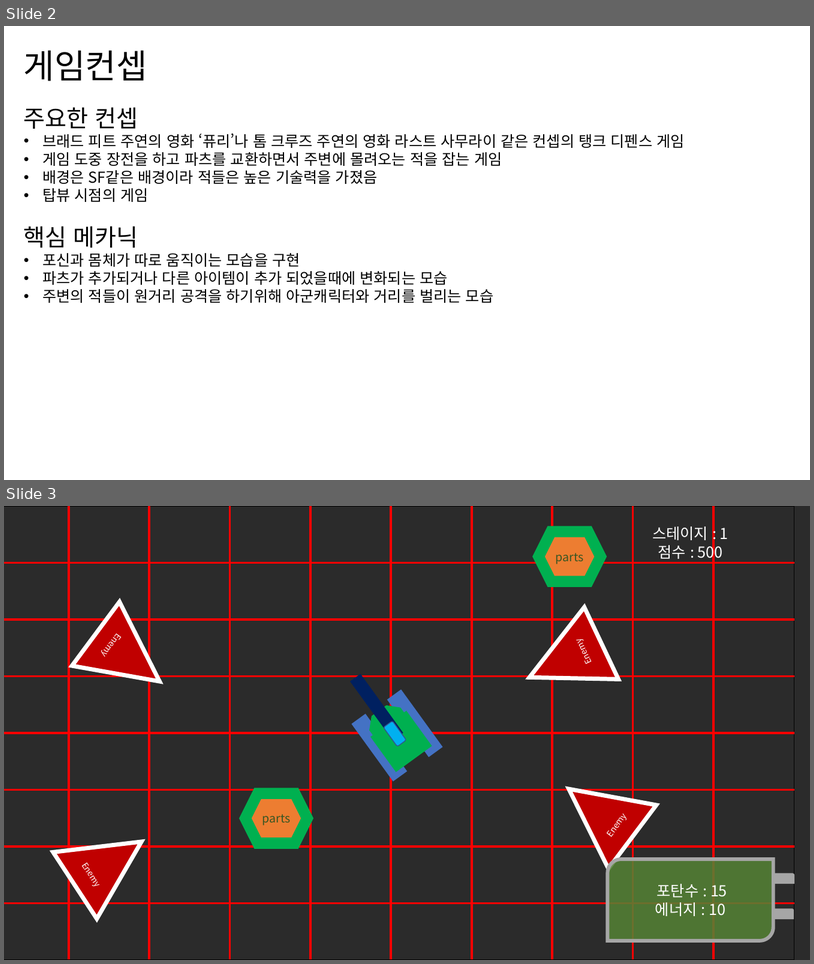
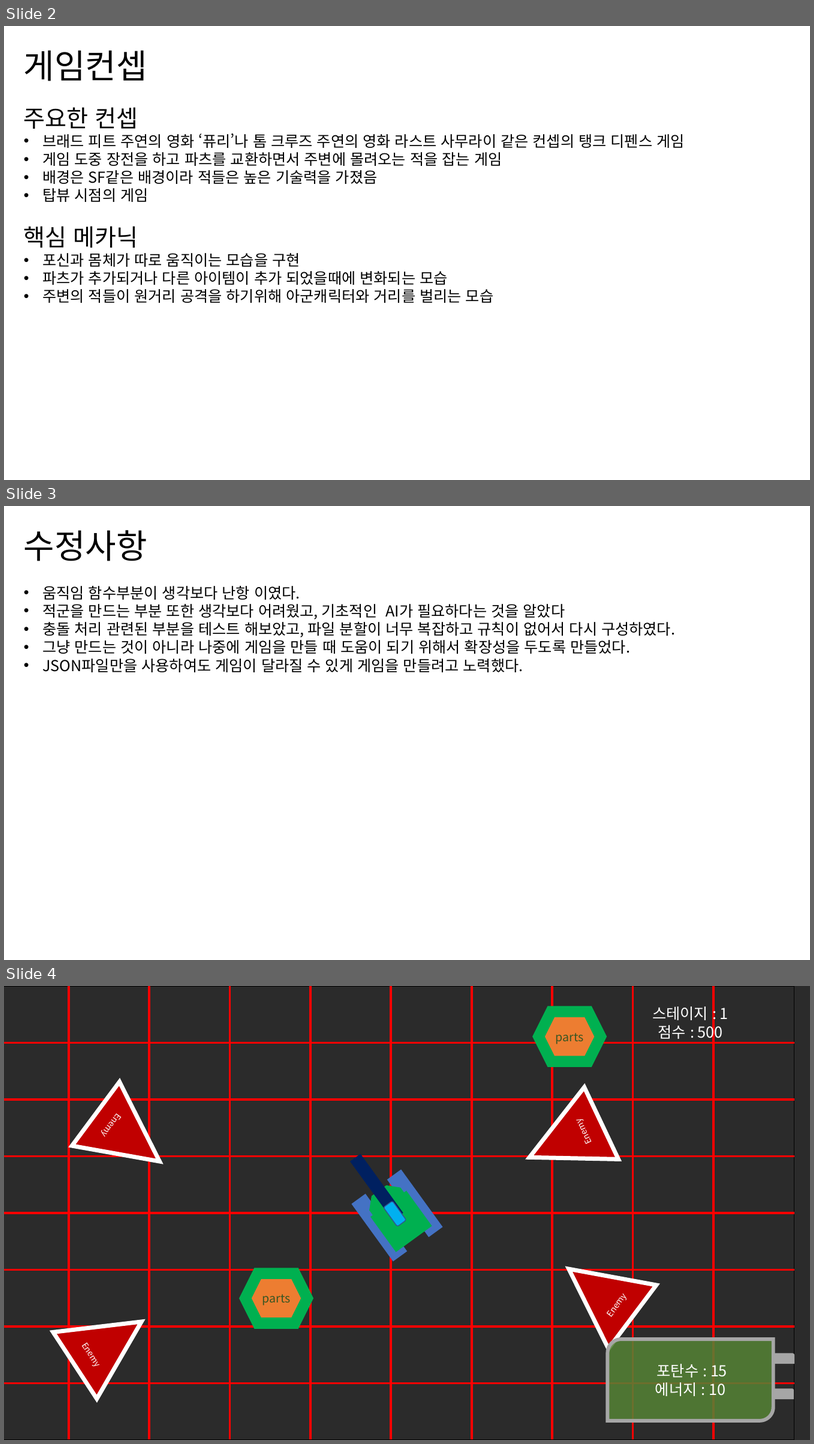
Before and after one commit to andy2276/kim, a slide deck: 2Dproject/20180925_2DprojectPPT_ver6_ppt.pptx. Shown one above the other, each under a label of ours: slides 2 and 3 before the commit, slides 2, 3 and 4 after it. The pictures are 814x964 and 814x1444 pixels, drawn with LibreOffice and Linux fonts; fonts in the diff are those of the drawing; background and template pictures are left out; a plain dark background stands for a picture behind light text. Boxes give left, top, right and bottom in pixels: in the first picture for what was removed or moved away, otherwise in the second. Text is boxed around its words. In the diff, an @@ line names an element or a change of style, - is before the commit and + after.

```diff
--- a/2Dproject/20180925_2DprojectPPT_ver6_ppt.pptx
+++ b/2Dproject/20180925_2DprojectPPT_ver6_ppt.pptx
@@ slide 3 added at box(4, 506, 810, 960), background #FFFFFF @@
@@ text added at box(24, 530, 675, 672), 18 pt, text #000000 @@
+수정사항
+• 움직임 함수부분이 생각보다 난항 이였다.
+• 적군을 만드는 부분 또한 생각보다 어려웠고, 기초적인 AI가 필요하다는 것을 알았다
+• 충돌 처리 관련된 부분을 테스트 해보았고, 파일 분할이 너무 복잡하고 규칙이 없어서 다시 구성하였다.
+• 그냥 만드는 것이 아니라 나중에 게임을 만들 때 도움이 되기 위해서 확장성을 두도록 만들었다.
+• JSON파일만을 사용하여도 게임이 달라질 수 있게 게임을 만들려고 노력했다.
@@ what was slide 3 is now slide 4 @@
```
Also in this commit, not shown: 12 other slides added, 7 other files.
